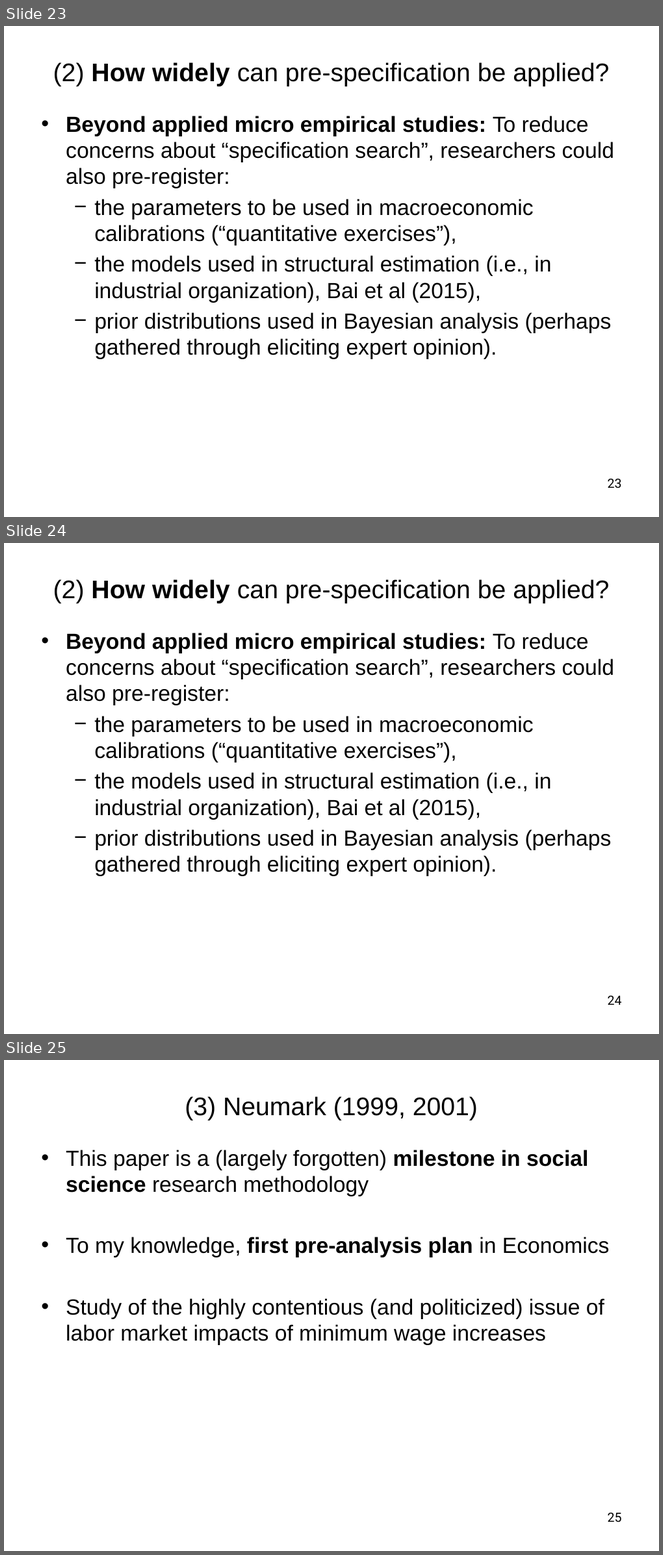
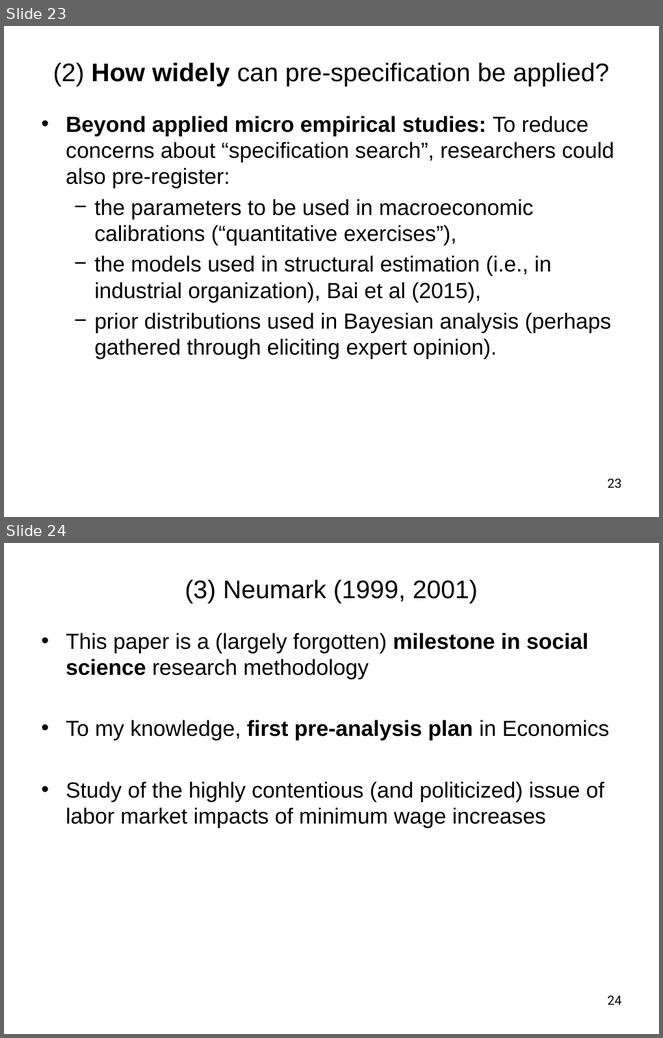
Before and after one commit to amichuda/Experimetrics-BITSS-Workshop, a slide deck: PreRegistrationAnalysis/Pre-Registration and Pre-Analysis Plans.pptx. Shown one above the other, each under a label of ours: slides 23, 24 and 25 before the commit, slides 23 and 24 after it. The pictures are 663x1555 and 663x1038 pixels, drawn with LibreOffice and Linux fonts; fonts in the diff are those of the drawing. Boxes give left, top, right and bottom in pixels: in the first picture for what was removed or moved away, otherwise in the second. Text is boxed around its words. In the diff, an @@ line names an element or a change of style, - is before the commit and + after.

```diff
--- a/PreRegistrationAnalysis/Pre-Registration and Pre-Analysis Plans.pptx
+++ b/PreRegistrationAnalysis/Pre-Registration and Pre-Analysis Plans.pptx
@@ slide 24 removed at <box>4,543,659,1034</box>, background #FFFFFF @@
@@ text removed at <box>53,579,609,603</box> @@
-(2) How widely can pre-specification be applied?
@@ text removed at <box>66,633,614,876</box> @@
-• Beyond applied micro empirical studies: To reduce concerns about “specification search”, researchers could also pre-register:
-  − the parameters to be used in macroeconomic calibrations (“quantitative exercises”),
-  − the models used in structural estimation (i.e., in industrial organization), Bai et al (2015),
-  − prior distributions used in Bayesian analysis (perhaps gathered through eliciting expert opinion).
@@ page number removed at <box>608,996,622,1005</box> @@
-24
@@ what was slide 25 is now slide 24 @@
@@ page number at <box>608,996,622,1005</box>: text changed @@
-25
+24
```
Also in this commit, not shown: 1 slide changed.
